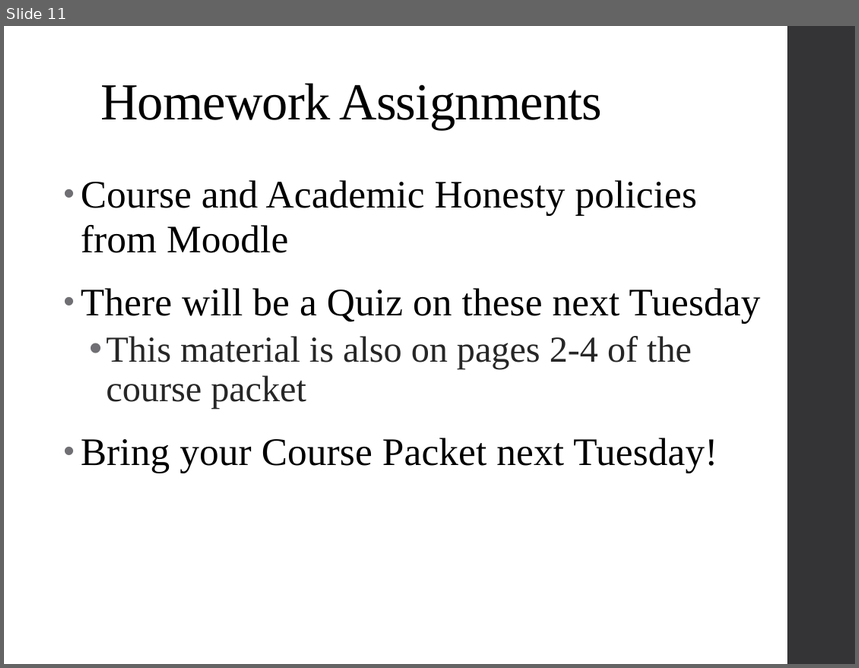
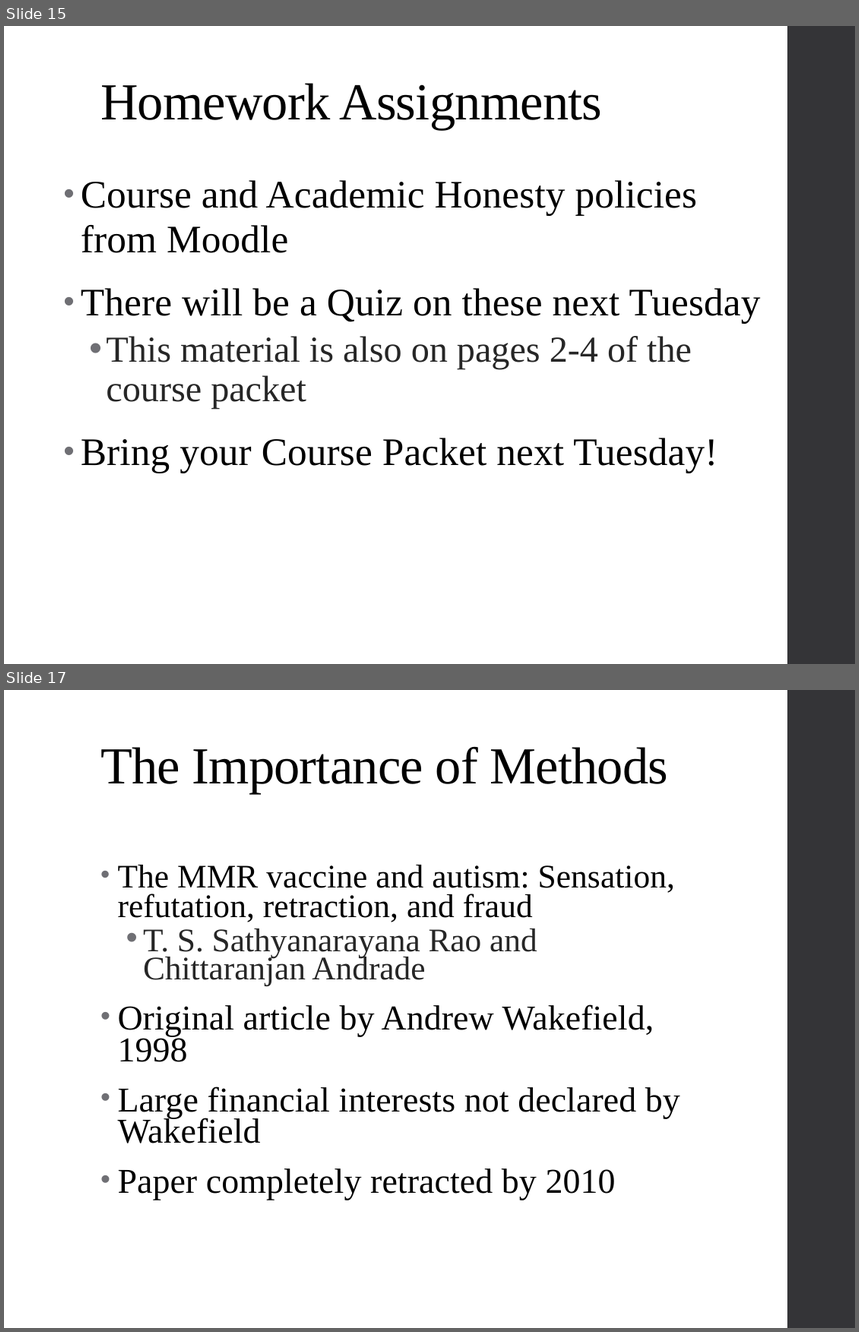
Before and after one commit to psadil/psych241, a slide deck: slides/lab1_21jan2016/lab1_21jan2016.pptx. Shown one above the other, each under a label of ours: slide 11 before the commit, slides 15 and 17 after it; the slides between them are not shown. The pictures are 859x668 and 859x1332 pixels, drawn with LibreOffice and Linux fonts; fonts in the diff are those of the drawing. Boxes give left, top, right and bottom in pixels: in the first picture for what was removed or moved away, otherwise in the second. Text is boxed around its words. In the diff, an @@ line names an element or a change of style, - is before the commit and + after.

```diff
--- a/slides/lab1_21jan2016/lab1_21jan2016.pptx
+++ b/slides/lab1_21jan2016/lab1_21jan2016.pptx
@@ slide 17 added at bbox=[4, 690, 855, 1328], background #FFFFFF; not listed: 1 template element that a slide beside it also shows @@
@@ title added at bbox=[101, 747, 668, 794], 44 pt, text #000000 @@
+The Importance of Methods
@@ text added at bbox=[118, 865, 680, 1201], 29.4 pt, text #000000 @@
+• The MMR vaccine and autism: Sensation, refutation, retraction, and fraud
+  • T. S. Sathyanarayana Rao and Chittaranjan Andrade
+• Original article by Andrew Wakefield, 1998
+• Large financial interests not declared by Wakefield
+• Paper completely retracted by 2010
@@ what was slide 11 is now slide 15 @@
```
Also in this commit, not shown: 4 slides changed, 7 other slides added, 7 other files.
